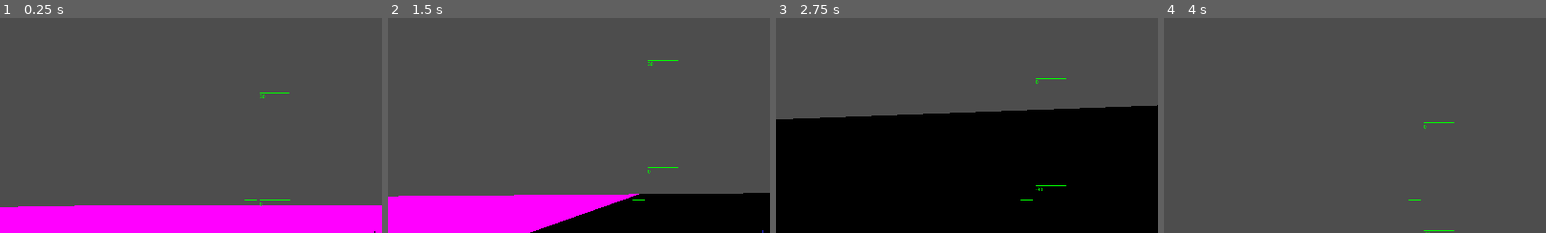
Above: before the commit, frames 1-4 (left to right).
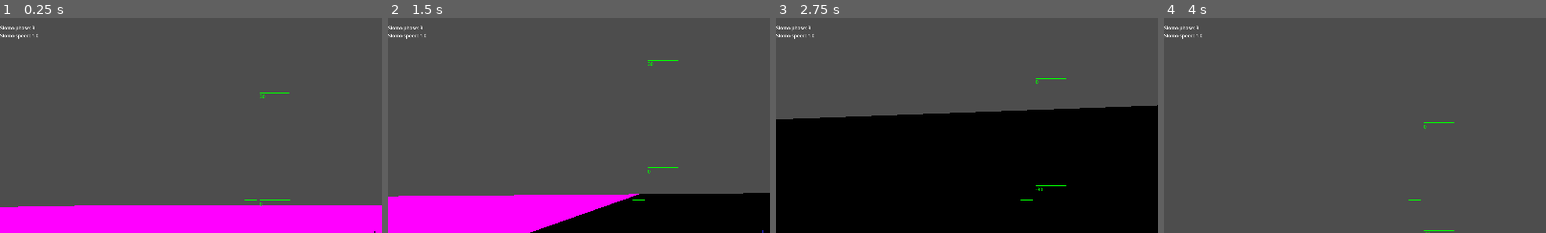
Above: after the commit, the same moments.

Repository: voidstarjms/shimmer
Game: Godot game, scene res://main.tscn
Same seed, same stepped clock (60 frames per second), same inputs: the game is played once before the commit and once after it.
Inputs:
- Up to frame 1 (0.25 s): no input
- Up to frame 2 (1.5 s): tap Enter at 0.5 s; hold E (strafe_right) 0.53-1.28 s; tap Space (dash) at 0.6, 1.35 s; hold I (pitch_down) from 1.28 s (still down)
- Up to frame 3 (2.75 s): release I (pitch_down) at 2.03 s; hold E (strafe_right) from 2.03 s (still down); hold A (roll_ccw) from 2.03 s (still down); tap Space (dash) at 2.3 s
- Up to frame 4 (4 s): release E (strafe_right) at 2.78 s; release A (roll_ccw) at 2.78 s; hold K (pitch_up) 2.78-3.53 s; tap D (roll_cw) at 2.85 s; tap Space (dash) at 3.05, 3.8 s; hold Q (strafe_left) from 3.53 s (still down); hold Shift from 3.53 s (still down)
The pictures show only the part of the screen within x 0-50%, y 8-58%; the shares and areas given below are measured in that part.

The runs differ from the first frame. In frame 1, 0.1% of the frame differs, in the area x 0-10%, y 3-10%; in frame 2, 0.1%; in frame 3, 0.1%; in frame 4, 0.1%.

Commit message:
Implemented slomo (WIP)

Diff:
--- a/label.gd
+++ b/label.gd
@@ -4,4 +4,6 @@
 	var vel_vec = $"../../ZealousJay".vel_vec
 	var eng_lvl = $"../../ZealousJay".engine_lvl
 	var poi_lvl = $"../../ZealousJay".poiser_lvl
-	text = "Velocity vector: %s \nSpeed: %s\nEngine level: %s\nPoiser level: %s" % [vel_vec, vel_vec.length(), eng_lvl, poi_lvl]
+	text = "Velocity vector: %s \nSpeed: %s\nEngine level: %s\nPoiser level: %s\n
+		Slomo phase: %s\nSlomo speed: %s"% [vel_vec, vel_vec.length(), eng_lvl, poi_lvl,
+		$"../..".slomo_phase, Engine.time_scale]
--- a/main.gd
+++ b/main.gd
@@ -1,5 +1,55 @@
 extends Node
+
+enum slomo_env {
+	attack,
+	sustain,
+	release,
+	none
+}
+
+var slomo_phase = slomo_env.none
+var slomo_phase_duration = 0
+var slomo_counter = 0
+var slomo_speed = 0.0
+# Attack, sustain, and release durations in frames
+var slomo_envelope = [0, 0, 0]
+
+func set_slomo(speed : float, envelope : Array):
+	if slomo_phase != slomo_env.none:
+		return
+
+	slomo_phase = slomo_env.attack
+	slomo_counter = 0
+	slomo_speed = speed
+	for i in slomo_env.none:
+		slomo_envelope[i] = envelope[i]
+
+func step_slomo():
+	# Return if not in slomo
+	if slomo_phase == slomo_env.none:
+		return
+
+	slomo_counter += 1
+	var lerp_fraction = 0.0
+	if slomo_envelope[slomo_phase] != 0:
+		lerp_fraction = float(slomo_counter) / slomo_envelope[slomo_phase]
+
+	match slomo_phase:
+		slomo_env.attack:
+			Engine.time_scale = lerp(1.0, slomo_speed, lerp_fraction)
+		slomo_env.release:
+			Engine.time_scale = lerp(slomo_speed, 1.0, lerp_fraction)
+
+	if slomo_counter >= slomo_phase_duration:
+		slomo_phase += 1
+		slomo_counter = 0
+		if slomo_phase != slomo_env.none:
+			slomo_phase_duration = slomo_envelope[slomo_phase]
 
 func _process(delta: float) -> void:
 	if Input.is_key_pressed(KEY_ESCAPE):
 		get_tree().quit()
+
+func _physics_process(delta: float) -> void:
+	if slomo_phase != slomo_env.none:
+		step_slomo()
--- a/player.gd
+++ b/player.gd
@@ -74,6 +74,7 @@
 	# Dash
 	if Input.is_action_just_pressed("dash"):
 		$"..".dash()
+		#get_node("../..").set_slomo(0.2, [10, 30, 30])
 
 	## Assign camera position
 	var cam = get_node("../../Camera3D")
--- a/shimwing_abstract.gd
+++ b/shimwing_abstract.gd
@@ -32,6 +32,8 @@
 		toward_vec = toward
 		varying_axis = axis
 		particle_source = GPUParticles3D.new()
+		particle_source.emitting = false
+		particle_source.fixed_fps = 60
 
 var thruster_array = null
 
@@ -97,7 +99,13 @@
 var poise_acc = Vector3.ZERO
 
 const dash_duration = 60
-var dash_counter = 0
+var dash_counter = 0.0
+
+var inactionable_timer = 0
+func set_inactionable_timer(time : int) -> void:
+	inactionable_timer = time
+func actionable() -> bool:
+	return inactionable_timer == 0
 
 func compute_handling_stats():
 	max_spd = max_spd_base + max_spd_step * engine_lvl
@@ -110,14 +118,6 @@
 	poise_spring_const = poise_spring_const_base + poise_spring_const_step * poiser_lvl
 	poise_damping = poise_damping_base + poise_damping_step * poiser_lvl
 
-func init_thruster(th_vec, tow_vec, axis):
-	var thr = thruster.new(th_vec, tow_vec, axis)
-	var p = thr.particle_source
-	p.fixed_fps = 60
-	p.emitting = false
-
-	return thr
-
 func _ready() -> void:
 	compute_handling_stats()
 
@@ -128,13 +128,13 @@
 
 	# Main thrusters
 	for i in 2:
-		th_arr.append(init_thruster(th_vec_arr[i].normalized(), tow_vec_arr[i].normalized(), ax.lon))
+		th_arr.append(thruster.new(th_vec_arr[i].normalized(), tow_vec_arr[i].normalized(), ax.lon))
 	# Vertical thrusters
 	for i in range(2, 6):
-		th_arr.append(init_thruster(th_vec_arr[i].normalized(), tow_vec_arr[i].normalized(), ax.vrt))
+		th_arr.append(thruster.new(th_vec_arr[i].normalized(), tow_vec_arr[i].normalized(), ax.vrt))
 	# Lateral thrusters
 	for i in range(6, 10):
-		th_arr.append(init_thruster(th_vec_arr[i].normalized(), tow_vec_arr[i].normalized(), ax.lat))
+		th_arr.append(thruster.new(th_vec_arr[i].normalized(), tow_vec_arr[i].normalized(), ax.lat))
 
 	thruster_array = th_arr
 
@@ -234,6 +234,7 @@
 		if dash_counter > 0 and (i == th.main_lt or i == th.main_rt):
 			acc_vec += dash_acc_multiplier * main_thrust * thruster_array[i].thrust_vec
 		acc_vec += thrust[i]
+	acc_vec *= Engine.time_scale
 
 	# Yaw
 	var yaw_amount_main = thrust[th.main_lt].dot(thruster_array[th.main_lt].thrust_vec) - thrust[th.main_rt].dot(thruster_array[th.main_rt].thrust_vec)
@@ -255,25 +256,25 @@
 	var actual_max_speed = max_spd * (dash_max_spd_multiplier if dash_counter > 0 else 1)
 	var acc_transformed = transform.basis * acc_vec
 	if abs(vel_vec.x) > actual_max_speed:
-		vel_vec.x -= max_drag_decel * sign(vel_vec.x)
+		vel_vec.x -= max_drag_decel * sign(vel_vec.x) * Engine.time_scale
 	else:
-		vel_vec.x += acc_transformed.x
+		vel_vec.x += acc_transformed.x * Engine.time_scale
 	if abs(vel_vec.y) > actual_max_speed:
-		vel_vec.y -= max_drag_decel * sign(vel_vec.y)
+		vel_vec.y -= max_drag_decel * sign(vel_vec.y) * Engine.time_scale
 	else:
-		vel_vec.y += acc_transformed.y
+		vel_vec.y += acc_transformed.y * Engine.time_scale
 	if abs(vel_vec.z) > actual_max_speed:
-		vel_vec.z -= max_drag_decel * sign(vel_vec.z)
+		vel_vec.z -= max_drag_decel * sign(vel_vec.z) * Engine.time_scale
 	else:
-		vel_vec.z += acc_transformed.z
+		vel_vec.z += acc_transformed.z * Engine.time_scale
 
 	# Decrement dash time counter
 	if dash_counter > 0:
-		dash_counter -= 1
+		dash_counter -= Engine.time_scale
 
 	# Apply deceleration
 	if lat_demand == 0 and vrt_demand == 0 and lon_demand == 0 and dash_counter == 0:
-		vel_vec = vel_vec - max_drag_decel * vel_vec.normalized()
+		vel_vec = vel_vec - max_drag_decel * vel_vec.normalized()  * Engine.time_scale
 		if sign(prev_vel_vec.x) != sign(vel_vec.x):
 			vel_vec.x = 0
 		if sign(prev_vel_vec.y) != sign(vel_vec.y):
@@ -293,8 +294,8 @@
 	if sign(poise_acc.z) != sign(poise_acc_undamped.z):
 		poise_acc.z = 0
 	# Integrate velocity and position
-	poise_vel += poise_acc
-	poise_pos += poise_vel
+	poise_vel += poise_acc * Engine.time_scale
+	poise_pos += poise_vel * Engine.time_scale
 	# Clamp poise position
 	if (poise_pos.x > 1 or poise_pos.x < -1):
 		poise_pos.x = sign(poise_pos.x)
@@ -317,3 +318,7 @@
 	pitch_demand = 0
 	roll_demand = 0
 	yaw_demand = 0
+
+	# Decrement inactionable timer
+	if inactionable_timer > 0:
+		inactionable_timer -= Engine.time_scale
Not shown, changed: export_presets.cfg
